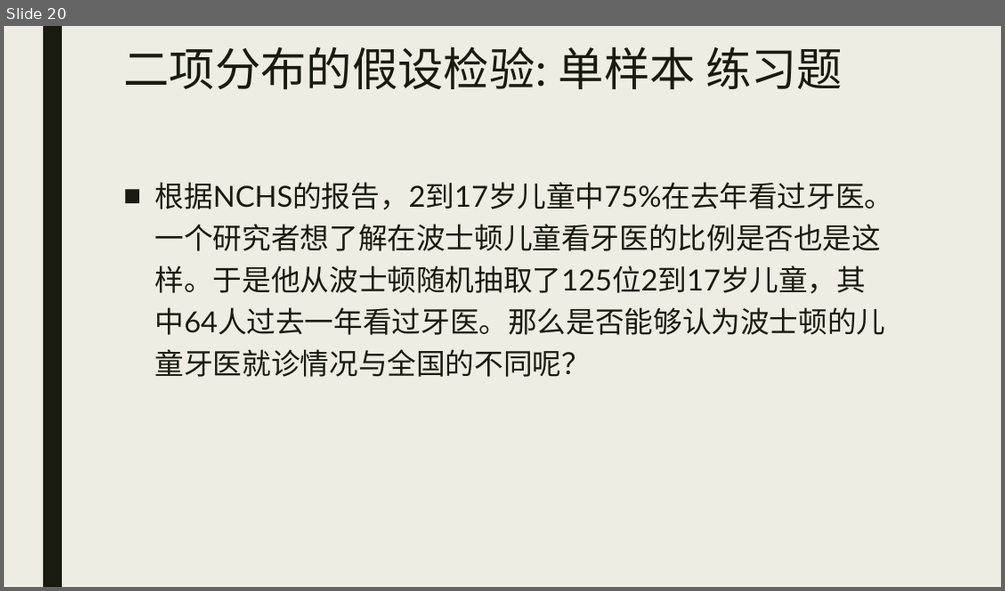
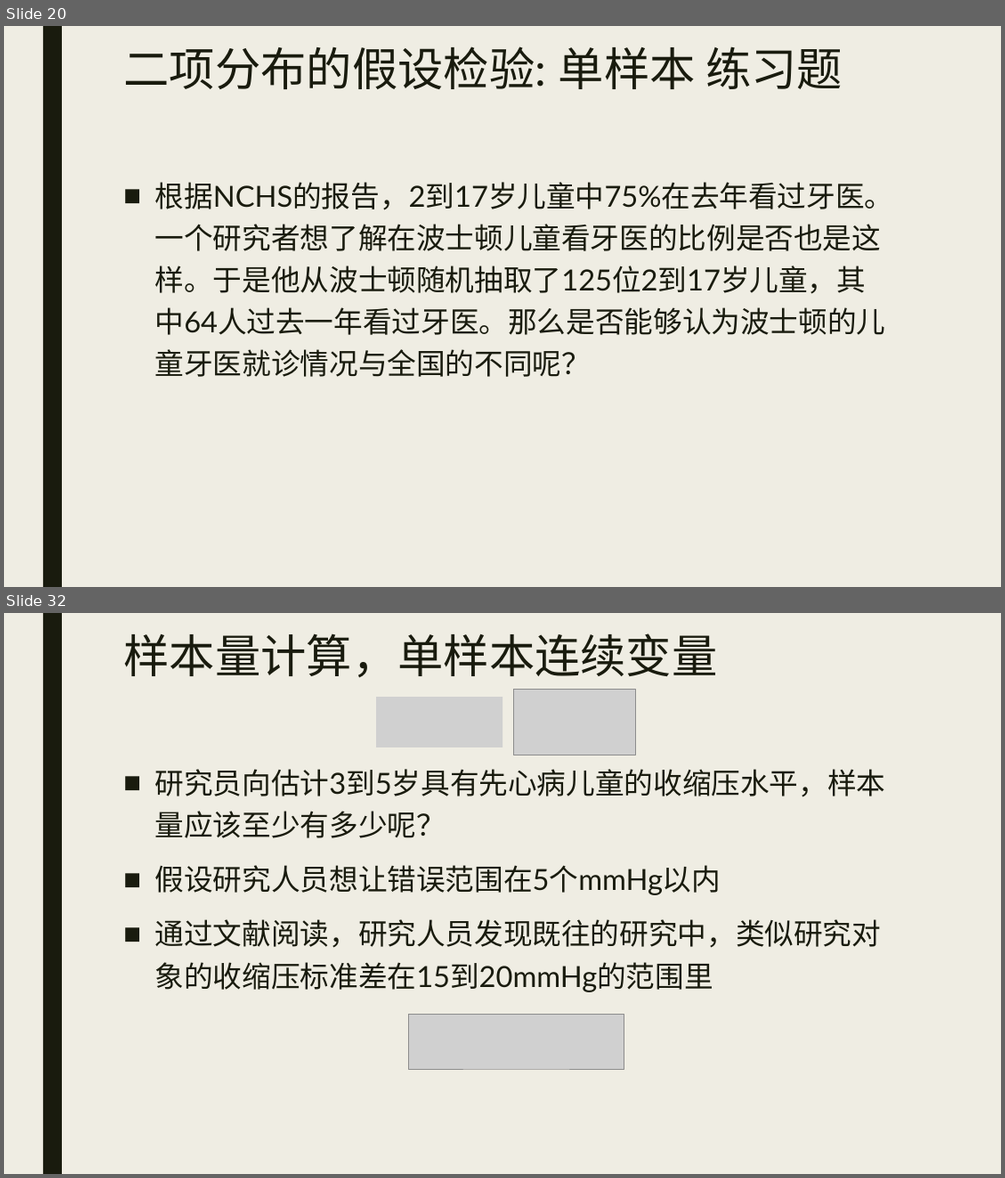
Before and after one commit to beneon/medstat, a slide deck: lect-6/二分变量的检验以及样本量估计.pptx. Shown one above the other, each under a label of ours: slide 20 before the commit, slides 20 and 32 after it; the slides between them are not shown. The pictures are 1005x591 and 1005x1178 pixels, drawn with LibreOffice and Linux fonts; fonts in the diff are those of the drawing; grey boxes stand for pictures. Boxes give left, top, right and bottom in pixels: in the first picture for what was removed or moved away, otherwise in the second. Text is boxed around its words. In the diff, an @@ line names an element or a change of style, - is before the commit and + after.

```diff
--- a/lect-6/二分变量的检验以及样本量估计.pptx
+++ b/lect-6/二分变量的检验以及样本量估计.pptx
@@ slide 32 added at box(4, 613, 1001, 1174), background #EFEDE3; not listed: 1 template element that a slide beside it also shows @@
@@ title added at box(123, 633, 717, 678), 44 pt, text #191B0E @@
+样本量计算，单样本连续变量
@@ picture added at box(513, 690, 636, 755) @@
@@ picture added at box(376, 697, 502, 747) @@
@@ text added at box(155, 769, 886, 992), 28 pt, text #191B0E @@
+■ 研究员向估计3到5岁具有先心病儿童的收缩压水平，样本量应该至少有多少呢？
+■ 假设研究人员想让错误范围在5个mmHg以内
+■ 通过文献阅读，研究人员发现既往的研究中，类似研究对象的收缩压标准差在15到20mmHg的范围里
@@ picture added at box(409, 1014, 624, 1070) @@
```
Also in this commit, not shown: 17 other slides added.
